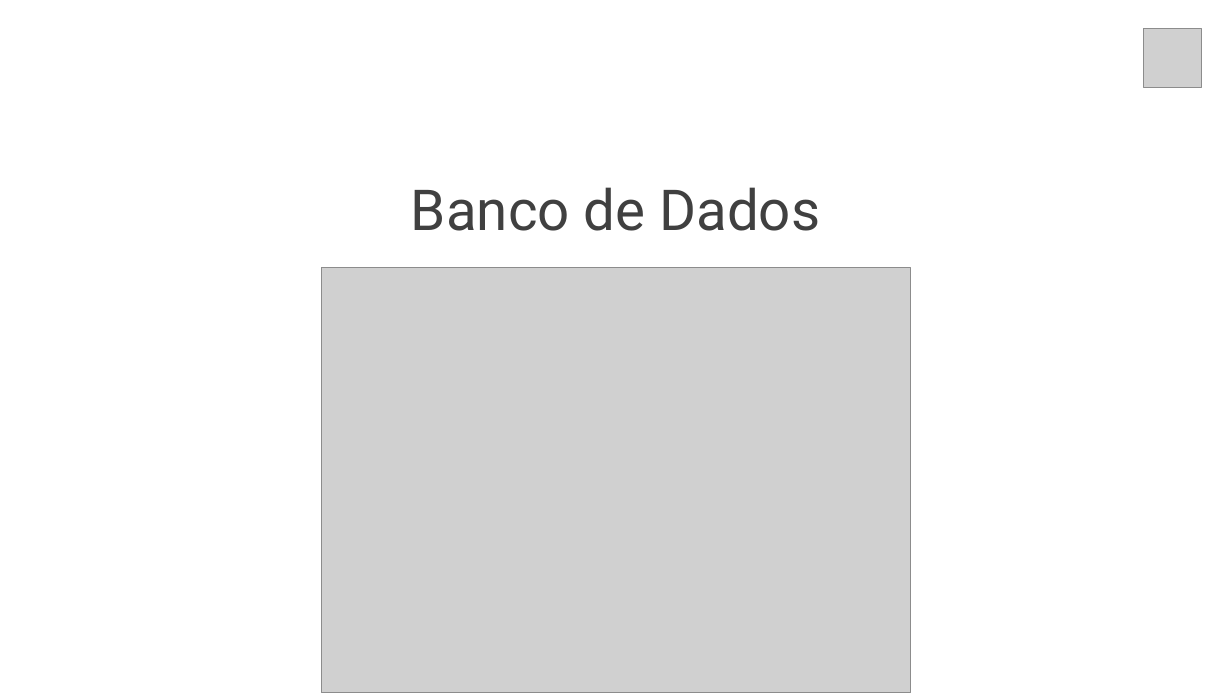
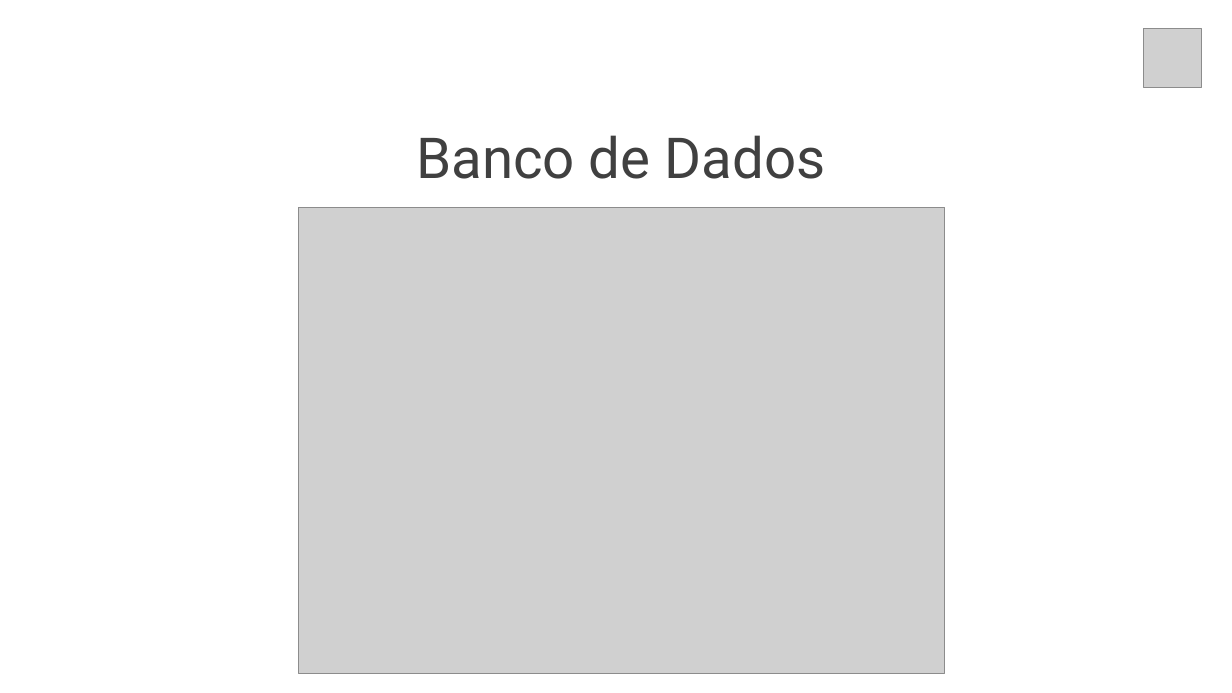
Before and after one commit to gui-ss/projeto-bandtec, a slide deck: slide 22 of documentacao/chameleon.pptx (slide 21 before the commit). Drawn at 1232x693 pixels with LibreOffice and Linux fonts; fonts in the diff are those of the drawing; grey boxes stand for pictures. Boxes give left, top, right and bottom in pixels: in the first picture for what was removed or moved away, otherwise in the second. Text is boxed around its words. In the diff, an @@ line names an element or a change of style, - is before the commit and + after.

```diff
--- a/documentacao/chameleon.pptx
+++ b/documentacao/chameleon.pptx
@@ text "Banco de Dados": place and size @@
-text "Banco de Dados" at (411,187,820,231)
+text "Banco de Dados" at (416,135,826,179)
@@ picture: place and size @@
-picture at (321,268,910,693)
+picture at (299,207,945,673)
```
Also in this commit, not shown: 12 other slides changed, 5 slides added, 1 slide removed, 5 other files.
